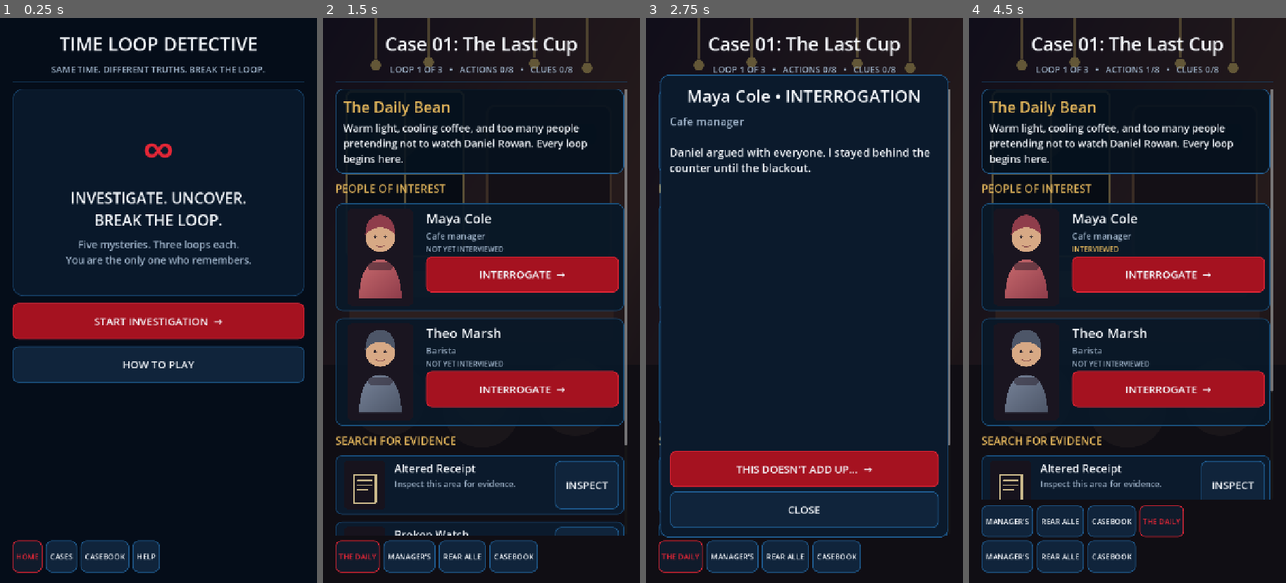
Above: before the commit, frames 1-4 (left to right).
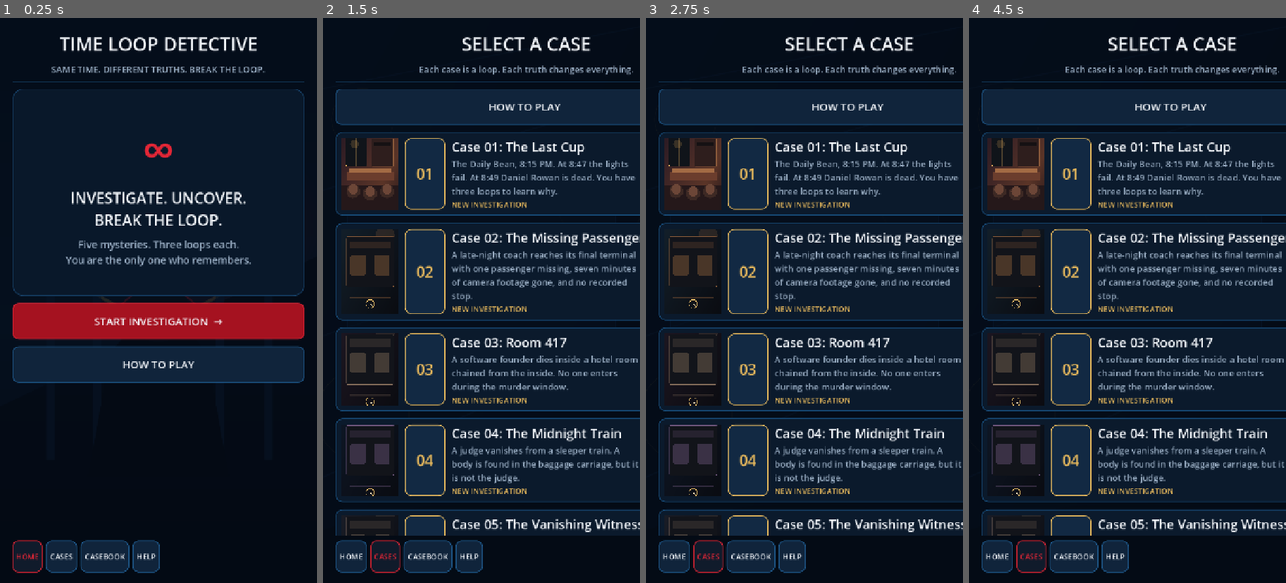
Above: after the commit, the same moments.

Repository: bs080402270-ctrl/TimeLoopDetectiveAsmaMobile
Game: Godot game, scene res://scenes/main.tscn
Same seed, same stepped clock (60 frames per second), same inputs: the game is played once before the commit and once after it.
Inputs (mouse positions are in pixels of both pictures, inside the frame that each line leads up to):
- Up to frame 1 (0.25 s): no input
- Up to frame 2 (1.5 s): click "START INVESTIGATION →" at 0.5 s; click (614, 176) at 1.25 s, where only the run before the commit has a clickable "OPEN →"
- Up to frame 3 (2.75 s): click (845, 272) at 2 s, where only the run before the commit has a clickable "INTERROGATE →"
- Up to frame 4 (4.5 s): click (1168, 390) at 2.75 s, where only the run before the commit has a clickable "INTERROGATE →"; click (997, 554) at 3.5 s, where only the run after the commit has a clickable "HOME"; click (1127, 323) at 4.25 s, where only the run after the commit has a clickable "START INVESTIGATION →"

The runs differ from the first frame. In frame 1, less than 0.1% of the frame differs, in the area x 32-68%, y 49-51%; in frame 2, 46%; in frame 3, 31%; in frame 4, 46%, in the area x 4-100%, y 0-99%.
Error before the commit: Attempted to free a locked object (calling or emitting). (res://scripts/main.gd:705)
Error after the commit: Attempted to free a locked object (calling or emitting). (res://scripts/main.gd:737)

Commit message:
Integrate polished graphics into live game screens

Diff:
--- a/scripts/main.gd
+++ b/scripts/main.gd
@@ -18,6 +18,12 @@
 const C_RED_DARK := Color("#a51220")
 const C_GOLD := Color("#e6b85c")
 const C_BLUE := Color("#2c8cff")
+const ART_MENU := "res://art/polished/menu.svg"
+const ART_CASES := "res://art/polished/cases.svg"
+const ART_INTERROGATION := "res://art/polished/interrogation.svg"
+const ART_CASEBOOK := "res://art/polished/casebook.svg"
+const ART_RESET := "res://art/polished/reset.svg"
+const ART_DEDUCTION := "res://art/polished/deduction.svg"
 
 var case_catalog: Array[Dictionary] = []
 var case_data: Dictionary = {}
@@ -164,7 +170,7 @@
 	_clear(body)
 	_clear(nav)
 	overlay.visible = false
-	background.texture = null
+	_set_polished_background(ART_MENU,0.46)
 	title_label.text = "TIME LOOP DETECTIVE"
 	title_label.add_theme_color_override("font_color",C_TEXT)
 	status_label.text = "SAME TIME. DIFFERENT TRUTHS. BREAK THE LOOP."
@@ -208,7 +214,7 @@
 	_clear(body)
 	_clear(nav)
 	overlay.visible = false
-	background.texture = null
+	_set_polished_background(ART_CASES,0.40)
 	title_label.text = "SELECT A CASE"
 	status_label.text = "Each case is a loop. Each truth changes everything."
 
@@ -229,6 +235,15 @@
 	var row := HBoxContainer.new()
 	row.add_theme_constant_override("separation",14)
 	card.add_child(row)
+
+	var start_id := str(data.get("start_location",""))
+	var thumb_path := str(data.get("locations",{}).get(start_id,{}).get("art",""))
+	var thumb := TextureRect.new()
+	thumb.texture = _load_tex(thumb_path)
+	thumb.custom_minimum_size = Vector2(130,104)
+	thumb.expand_mode = TextureRect.EXPAND_IGNORE_SIZE
+	thumb.stretch_mode = TextureRect.STRETCH_KEEP_ASPECT_COVERED
+	row.add_child(thumb)
 
 	var badge := PanelContainer.new()
 	badge.custom_minimum_size = Vector2(92,92)
@@ -311,6 +326,13 @@
 func _show_location(loc_key: String) -> void:
 	var loc: Dictionary = case_data.get("locations",{}).get(loc_key,{})
 
+	var hero := TextureRect.new()
+	hero.texture = _load_tex(str(loc.get("art","")))
+	hero.custom_minimum_size = Vector2(0,250)
+	hero.expand_mode = TextureRect.EXPAND_IGNORE_SIZE
+	hero.stretch_mode = TextureRect.STRETCH_KEEP_ASPECT_COVERED
+	body.add_child(hero)
+
 	var location_card := PanelContainer.new()
 	location_card.add_theme_stylebox_override("panel",_panel_style(Color(0.02,0.07,0.12,0.86),18,Color("#245f91"),2,18))
 	var lv := VBoxContainer.new()
@@ -443,6 +465,7 @@
 	return card
 
 func _interrogate(id: String) -> void:
+	_set_polished_background(ART_INTERROGATION,0.34)
 	var data: Dictionary = case_data.suspects[id]
 	var lines: Array = data.get("dialogue",[])
 	var idx := clampi(int(state.loop)-1,0,maxi(0,lines.size()-1))
@@ -451,7 +474,7 @@
 	_clear(overlay_actions)
 	var sid: String = id
 	overlay_actions.add_child(_button("THIS DOESN'T ADD UP...  →",func(): _press_suspect(sid),true))
-	overlay_actions.add_child(_button("CLOSE",func(): overlay.visible=false,false))
+	overlay_actions.add_child(_button("CLOSE",func(): _close_and_refresh(),false))
 	overlay.visible = true
 	_add_unique(state.talked,id)
 	_spend_action(false)
@@ -487,6 +510,7 @@
 
 func _reset_loop() -> void:
 	_play_loop_reset()
+	_set_polished_background(ART_RESET,0.38)
 	if int(state.loop) >= 3:
 		_show_deduction()
 		return
@@ -529,6 +553,7 @@
 	_show_game()
 
 func _show_casebook() -> void:
+	_set_polished_background(ART_CASEBOOK,0.36)
 	overlay_title.text = "CASEBOOK / EVIDENCE"
 	var text := "[color=#9db1c7]COLLECTED EVIDENCE %d/%d[/color]\n\n" % [state.clues.size(),case_data.clues.size()]
 	for id in case_data.clues.keys():
@@ -545,18 +570,19 @@
 	_clear(overlay_actions)
 	overlay_actions.add_child(_button("MAKE A DEDUCTION  →",func(): _show_deduction(),true))
 	overlay_actions.add_child(_button("CASE SELECT",func(): _show_case_select_from_overlay(),false))
-	overlay_actions.add_child(_button("CLOSE",func(): overlay.visible=false,false))
+	overlay_actions.add_child(_button("CLOSE",func(): _close_and_refresh(),false))
 	overlay.visible = true
 
 func _show_deduction() -> void:
 	_play_deduction()
+	_set_polished_background(ART_DEDUCTION,0.40)
 	overlay_title.text = "FINAL DEDUCTION"
 	overlay_body.text = "[center][color=#e32636][font_size=34][b]WHO IS RESPONSIBLE?[/b][/font_size][/color][/center]\n\n" + str(case_data.get("deduction_prompt","Choose carefully. Your evidence decides the ending."))
 	_clear(overlay_actions)
 	for id in case_data.suspects.keys():
 		var sid: String = str(id)
 		overlay_actions.add_child(_button(str(case_data.suspects[id].get("name",id)),func(): _accuse(sid),false))
-	overlay_actions.add_child(_button("NOT YET",func(): overlay.visible=false,false))
+	overlay_actions.add_child(_button("NOT YET",func(): _close_and_refresh(),false))
 	overlay.visible = true
 
 func _accuse(id: String) -> void:
@@ -599,10 +625,11 @@
 	_show_case_select()
 
 func _show_help() -> void:
+	_set_polished_background(ART_MENU,0.42)
 	overlay_title.text = "HOW TO PLAY"
 	overlay_body.text = "[color=#e6b85c][b]1. INVESTIGATE[/b][/color]\nMove between locations and inspect the scene.\n\n[c …(374 unchanged characters)…
 	_clear(overlay_actions)
-	overlay_actions.add_child(_button("CLOSE",func(): overlay.visible=false,true))
+	overlay_actions.add_child(_button("CLOSE",func(): _show_main_menu(),true))
 	overlay.visible = true
 
 func _close_and_refresh() -> void:
@@ -620,6 +647,11 @@
 
 func _set_background(path: String) -> void:
 	background.texture = _load_tex(path)
+	background.modulate = Color(0.82,0.88,0.96,0.58)
+
+func _set_polished_background(path: String,alpha := 0.40) -> void:
+	background.texture = _load_tex(path)
+	background.modulate = Color(0.82,0.88,0.96,alpha)
 
 func _load_tex(path: String) -> Texture2D:
 	if path != "" and ResourceLoader.exists(path):
